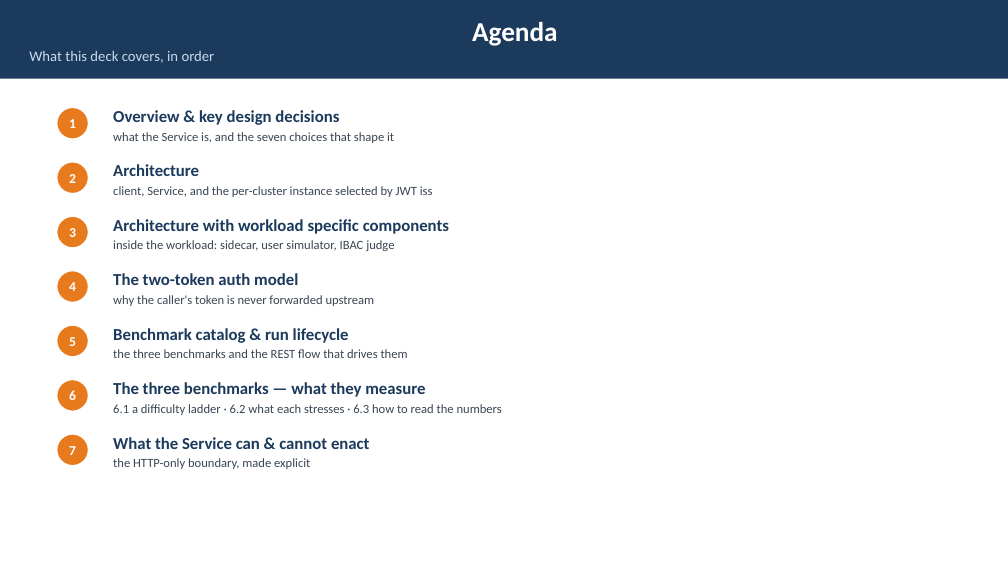
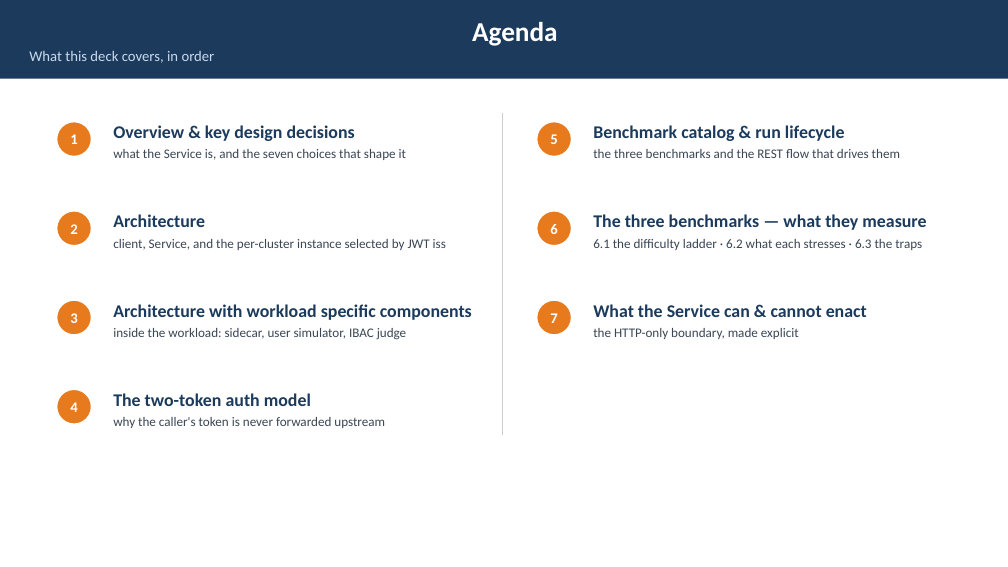
Before and after one commit to webchang/benchmarking, a slide deck: slide 2 of docs/BenchmarkingService.pptx. Drawn at 1008x567 pixels with LibreOffice and Linux fonts; fonts in the diff are those of the drawing. Boxes give left, top, right and bottom in pixels: in the first picture for what was removed or moved away, otherwise in the second. Text is boxed around its words. In the diff, an @@ line names an element or a change of style, - is before the commit and + after.

```diff
--- a/docs/BenchmarkingService.pptx
+++ b/docs/BenchmarkingService.pptx
@@ text "Overview & key design decisions": place and size @@
-text "Overview & key design decisions" at <box>113,110,339,125</box>
+text "Overview & key design decisions" at <box>113,125,355,141</box>
@@ line added from (503, 113) to (503, 435), #C7CED6 1 pt @@
@@ text "Benchmark catalog & run lifecycle": place and size @@
-text "Benchmark catalog & run lifecycle" at <box>113,328,349,343</box>
+text "Benchmark catalog & run lifecycle" at <box>593,125,845,141</box>
@@ ellipse "1": place and size @@
-ellipse "1" at <box>57,107,88,139</box>
+ellipse "1" at <box>57,122,91,157</box>
@@ text "what the Service is, and ...": place and size @@
-text "what the Service is, and ..." at <box>113,132,394,143</box>
+text "what the Service is, and ..." at <box>113,149,406,160</box>
@@ ellipse "5": place and size @@
-ellipse "5" at <box>57,325,88,357</box>
+ellipse "5" at <box>537,122,572,157</box>
@@ text "the three benchmarks and the ...": place and size @@
-text "the three benchmarks and the ..." at <box>113,349,408,358</box>
+text "the three benchmarks and the ..." at <box>593,149,900,158</box>
@@ text "Architecture": place and size @@
-text "Architecture" at <box>113,164,199,176</box>
+text "Architecture" at <box>113,214,205,227</box>
@@ text "The three benchmarks — what ...": place and size @@
-text "The three benchmarks — what ..." at <box>113,382,425,397</box>
+text "The three benchmarks — what ..." at <box>593,214,926,230</box>
@@ ellipse "2": place and size @@
-ellipse "2" at <box>57,162,88,194</box>
+ellipse "2" at <box>57,211,91,246</box>
@@ text "client, Service, and the per-cluster ...": place and size @@
-text "client, Service, and the per-cluster ..." at <box>113,186,433,197</box>
+text "client, Service, and the per-cluster ..." at <box>113,239,446,250</box>
@@ ellipse "6": place and size @@
-ellipse "6" at <box>57,380,88,411</box>
+ellipse "6" at <box>537,211,572,246</box>
@@ text at <box>593,239,922,250</box>: text changed; size 12 to 12.5 pt @@
-6.1 a difficulty ladder · 6.2 what each stresses · 6.3 how to read the numbers
+6.1 the difficulty ladder · 6.2 what each stresses · 6.3 the traps
@@ text "Architecture with workload specific components": place and size @@
-text "Architecture with workload specific components" at <box>113,219,449,234</box>
+text "Architecture with workload specific components" at <box>113,304,472,320</box>
@@ size 16 to 17 pt in 7 elements at <box>113,125,355,141</box>, <box>113,214,205,227</box>, <box>113,304,472,320</box>, <box>113,393,311,406</box>, <box>593,125,845,141</box>, <box>593,214,926,230</box>, <box>593,304,867,317</box> @@
@@ text "What the Service can & ...": place and size @@
-text "What the Service can & ..." at <box>113,437,369,449</box>
+text "What the Service can & ..." at <box>593,304,867,317</box>
@@ ellipse "3": place and size @@
-ellipse "3" at <box>57,216,88,248</box>
+ellipse "3" at <box>57,300,91,335</box>
@@ text "inside the workload: sidecar, user ...": place and size @@
-text "inside the workload: sidecar, user ..." at <box>113,240,394,251</box>
+text "inside the workload: sidecar, user ..." at <box>113,328,406,340</box>
@@ size 13 to 14 pt in 7 elements at <box>57,122,91,157</box>, <box>57,211,91,246</box>, <box>57,300,91,335</box>, <box>57,389,91,424</box>, <box>537,122,572,157</box>, <box>537,211,572,246</box>, <box>537,300,572,335</box> @@
@@ ellipse "7": place and size @@
-ellipse "7" at <box>57,434,88,466</box>
+ellipse "7" at <box>537,300,572,335</box>
@@ size 12 to 12.5 pt in 6 elements at <box>113,149,406,160</box>, <box>113,239,446,250</box>, <box>113,328,406,340</box>, <box>113,417,385,428</box>, <box>593,149,900,158</box>, <box>593,328,799,339</box> @@
@@ text "the HTTP-only boundary, made explicit": place and size @@
-text "the HTTP-only boundary, made explicit" at <box>113,458,310,469</box>
+text "the HTTP-only boundary, made explicit" at <box>593,328,799,339</box>
@@ ellipse "4": place and size @@
-ellipse "4" at <box>57,271,88,302</box>
+ellipse "4" at <box>57,389,91,424</box>
@@ text "The two-token auth model": place and size @@
-text "The two-token auth model" at <box>113,273,298,285</box>
+text "The two-token auth model" at <box>113,393,311,406</box>
@@ text "why the caller's token is ...": place and size @@
-text "why the caller's token is ..." at <box>113,295,375,306</box>
+text "why the caller's token is ..." at <box>113,417,385,428</box>
```
Also in this commit, not shown: 1 other file.
